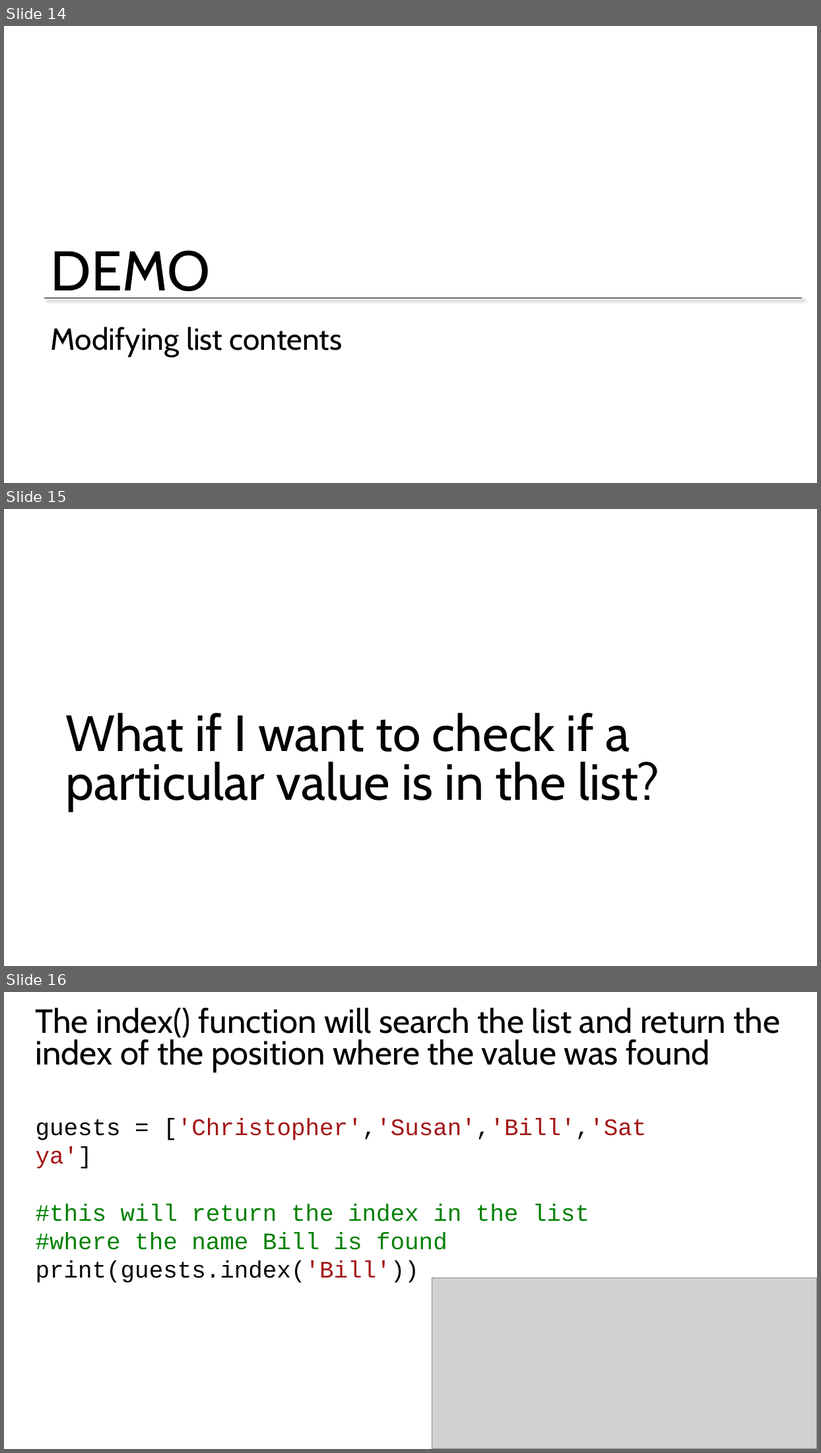
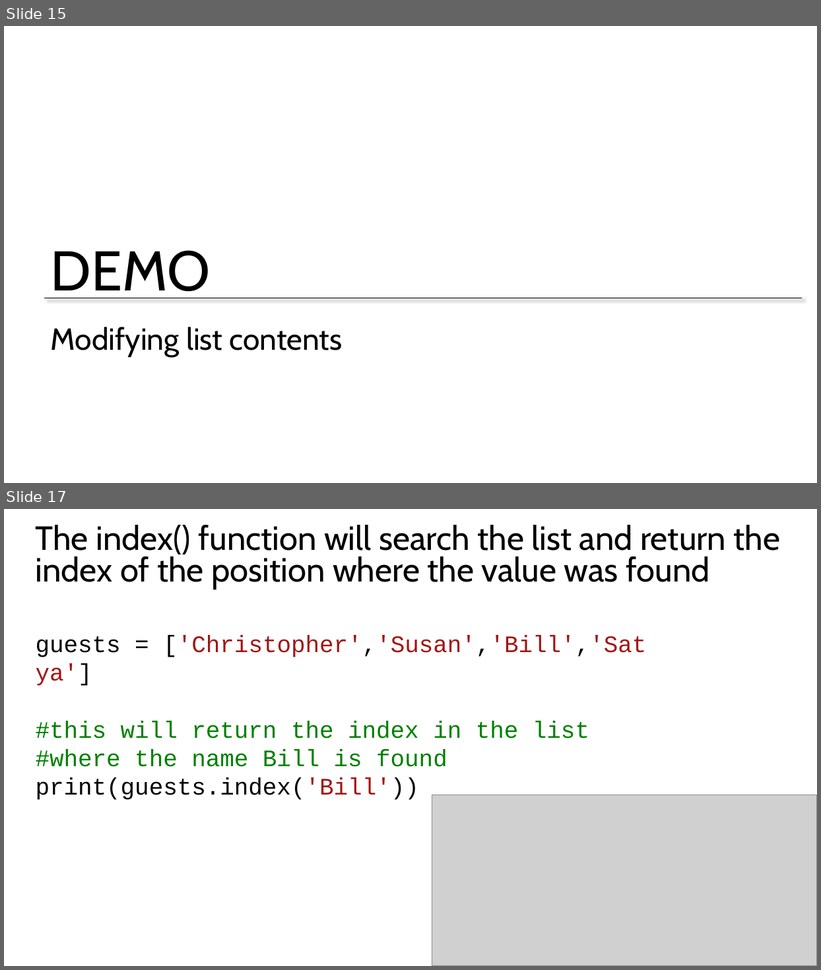
Before and after one commit to GeekTrainer/Introduction-Programming-Python, a slide deck: Office Docs/10 Remembering lists.pptx. Shown one above the other, each under a label of ours: slides 14, 15 and 16 before the commit, slides 15 and 17 after it; the slides between them are not shown. The pictures are 821x1453 and 821x970 pixels, drawn with LibreOffice and Linux fonts; fonts in the diff are those of the drawing; grey boxes stand for pictures; background and template pictures are left out. Boxes give left, top, right and bottom in pixels: in the first picture for what was removed or moved away, otherwise in the second. Text is boxed around its words. In the diff, an @@ line names an element or a change of style, - is before the commit and + after.

Commit message:
Slide up

```diff
--- a/Office Docs/10 Remembering lists.pptx
+++ b/Office Docs/10 Remembering lists.pptx
@@ slide 15 removed at [4, 509, 817, 966], background #FFFFFF @@
@@ title removed at [65, 713, 659, 811] @@
-What if I want to check if a particular value is in the list?
@@ what was slide 14 is now slide 15 @@
@@ what was slide 16 is now slide 17 @@
```
Also in this commit, not shown: 4 slides added, 2 other slides removed.
